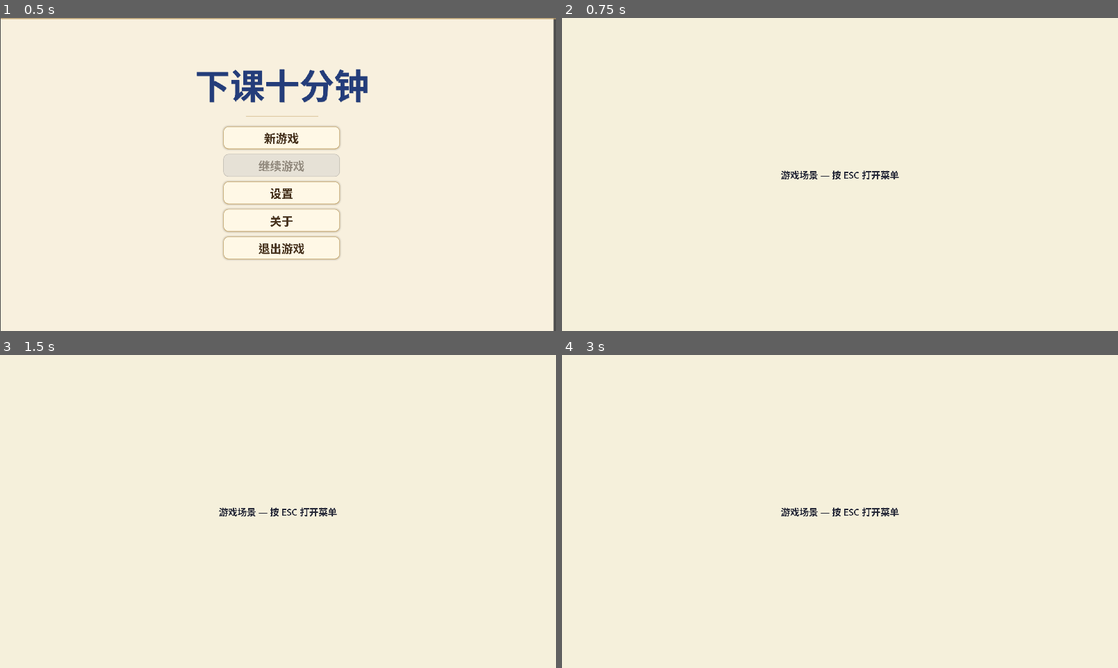
Above: before the commit, frames 1-4 (two rows, left to right).
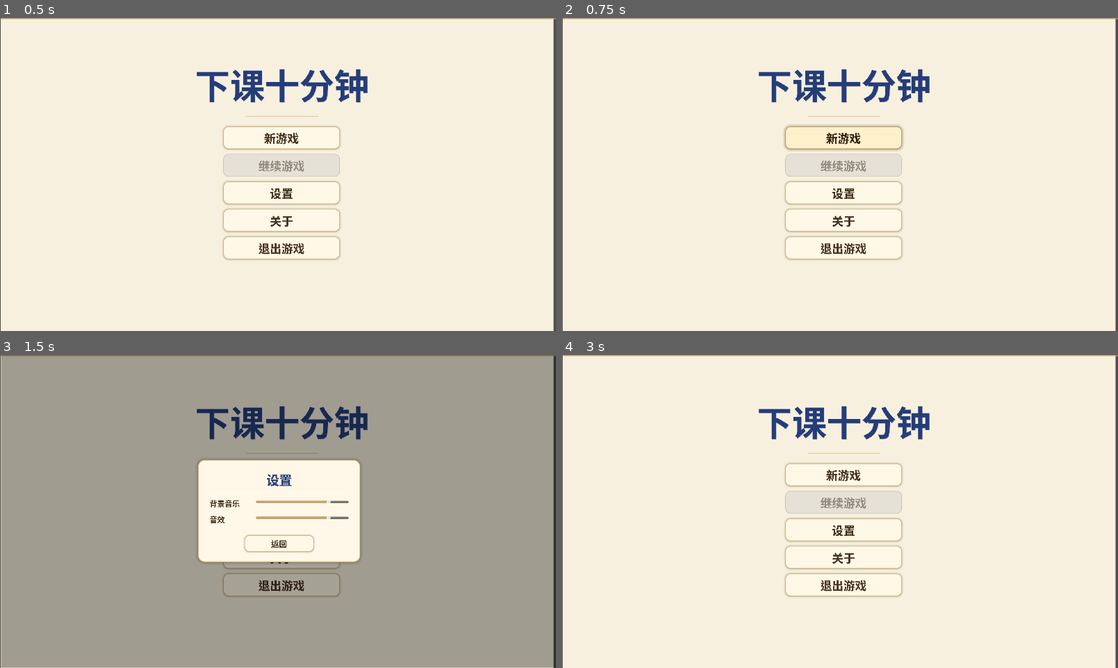
Above: after the commit, the same moments.

Repository: jx321720396/Ten-minutes-after-class
Game: Godot game, scene res://scenes/ui/main_menu.tscn
Same seed, same stepped clock (60 frames per second), same inputs: the game is played once before the commit and once after it. Before the commit the project starts from res://ui/main_menu.tscn.
Inputs (mouse positions are in pixels of both pictures, inside the frame that each line leads up to):
- Up to frame 1 (0.5 s): no input
- Up to frame 2 (0.75 s): click "新游戏" at 0.5 s
- Up to frame 3 (1.5 s): click (283, 530) at 1.25 s, where only the run after the commit has a clickable "设置"
- Up to frame 4 (3 s): click (845, 558) at 2 s, where only the run after the commit has a clickable "关于"; click (840, 542) at 2.75 s, where only the run after the commit has a clickable "返回"

Frame 1 is identical in both runs. In frame 2, 4.4% of the frame differs, in the area x 0-100%, y 0-100%; in frame 3, 92%; in frame 4, 4.3%.

Commit message:
重构项目结构为标准布局
- 将场景文件移至 scenes/ 目录（ui/ 和 game/ 子目录）
- 将脚本文件移至 scripts/ 目录（ui/ 和 game/ 子目录）
- 将纹理资源移至 assets/textures/ 目录
- 将图标移至 assets/icons/ 目录
- 将 .tres 资源文件移至 resources/ 目录
- 更新 project.godot 中的路径引用
- 删除 game_scene 及相关引用

Co-Authored-By: Claude Opus 5 <noreply@anthropic.com>

Diff:
--- a/project.godot
+++ b/project.godot
@@ -11,9 +11,9 @@
 [application]
 
 config/name="下课十分钟"
-run/main_scene="res://ui/main_menu.tscn"
+run/main_scene="res://scenes/ui/main_menu.tscn"
 config/features=PackedStringArray("4.6", "Mobile")
-config/icon="res://ui/icon.svg"
+config/icon="res://assets/icons/icon.svg"
 
 [display]
 
--- a/ui/main_menu.gd
+++ b/scripts/ui/main_menu.gd
@@ -1,9 +1,8 @@
 extends Control
 
-const SCENE_SETTINGS = preload("res://ui/settings_menu.tscn")
-const SCENE_ABOUT = preload("res://ui/about_menu.tscn")
-const SCENE_CONFIRM = preload("res://ui/confirm_dialog.tscn")
-const SCENE_GAME = "res://ui/game_scene.tscn"
+const SCENE_SETTINGS = preload("res://scenes/ui/settings_menu.tscn")
+const SCENE_ABOUT = preload("res://scenes/ui/about_menu.tscn")
+const SCENE_CONFIRM = preload("res://scenes/ui/confirm_dialog.tscn")
 const SAVE_PATH = "user://savegame.dat"
 
 @onready var continue_btn: Button = $VBoxContainer/ContinueGame
@@ -52,11 +51,13 @@
 		_start_new_game()
 
 func _start_new_game():
-	get_tree().change_scene_to_file(SCENE_GAME)
+	# TODO: 实现游戏场景
+	pass
 
 func _on_continue():
 	if _has_save():
-		get_tree().change_scene_to_file(SCENE_GAME)
+		# TODO: 实现游戏场景加载
+		pass
 
 func _on_settings():
 	settings_panel.visible = true
--- a/ui/game_scene.gd
+++ /dev/null
@@ -1,14 +0,0 @@
-extends Control
-
-@onready var pause_menu: Control = $PauseMenu
-
-func _ready():
-	pause_menu.resume_game.connect(_on_resume)
-
-func _unhandled_input(event):
-	if event.is_action_pressed("ui_cancel") and not pause_menu.visible:
-		pause_menu.visible = true
-		get_tree().paused = true
-
-func _on_resume():
-	pass
--- a/ui/game_scene.tscn
+++ /dev/null
@@ -1,44 +0,0 @@
-[gd_scene format=3 uid="uid://3bg8r2gej27t"]
-
-[ext_resource type="Script" uid="uid://buyivfpa5hody" path="res://ui/game_scene.gd" id="1_game"]
-[ext_resource type="PackedScene" uid="uid://ckhk7pqoo1clw" path="res://ui/pause_menu.tscn" id="2_pause"]
-
-[node name="GameScene" type="Control" unique_id=1057614345]
-layout_mode = 3
-anchors_preset = 15
-anchor_right = 1.0
-anchor_bottom = 1.0
-grow_horizontal = 2
-grow_vertical = 2
-script = ExtResource("1_game")
-
-[node name="Background" type="ColorRect" parent="." unique_id=1636875411]
-layout_mode = 1
-anchors_preset = 15
-anchor_right = 1.0
-anchor_bottom = 1.0
-grow_horizontal = 2
-grow_vertical = 2
-color = Color(0.96, 0.94, 0.86, 1)
-
-[node name="Label" type="Label" parent="." unique_id=865078535]
-layout_mode = 1
-anchors_preset = 8
-anchor_left = 0.5
-anchor_top = 0.5
-anchor_right = 0.5
-anchor_bottom = 0.5
-offset_left = -200.0
-offset_top = -20.0
-offset_right = 200.0
-offset_bottom = 20.0
-grow_horizontal = 2
-grow_vertical = 2
-theme_override_colors/font_color = Color(0.15, 0.16, 0.22, 1)
-theme_override_font_sizes/font_size = 32
-text = "游戏场景 — 按 ESC 打开菜单"
-horizontal_alignment = 1
-
-[node name="PauseMenu" parent="." unique_id=1482494995 instance=ExtResource("2_pause")]
-visible = false
-layout_mode = 1
Renamed: ui/icon.svg -> assets/icons/icon.svg
Not shown, changed: assets/icons/icon.svg.import
Renamed: clueboard1/01.png -> assets/textures/clueboard/01.png
Not shown, changed: assets/textures/clueboard/01.png.import
Renamed: clueboard1/chalk_white.png -> assets/textures/clueboard/chalk_white.png
Not shown, changed: assets/textures/clueboard/chalk_white.png.import
Renamed: clueboard1/eraser.png -> assets/textures/clueboard/eraser.png
Not shown, changed: assets/textures/clueboard/eraser.png.import
Renamed: ui/1.tres -> resources/1.tres
Renamed: ui/new_style_box_flat.tres -> resources/new_style_box_flat.tres
Renamed: clueboard1/clue_board_1.tscn -> scenes/game/clue_board_1.tscn
Renamed: ui/about_menu.tscn -> scenes/ui/about_menu.tscn
(and 16 more such lines)
